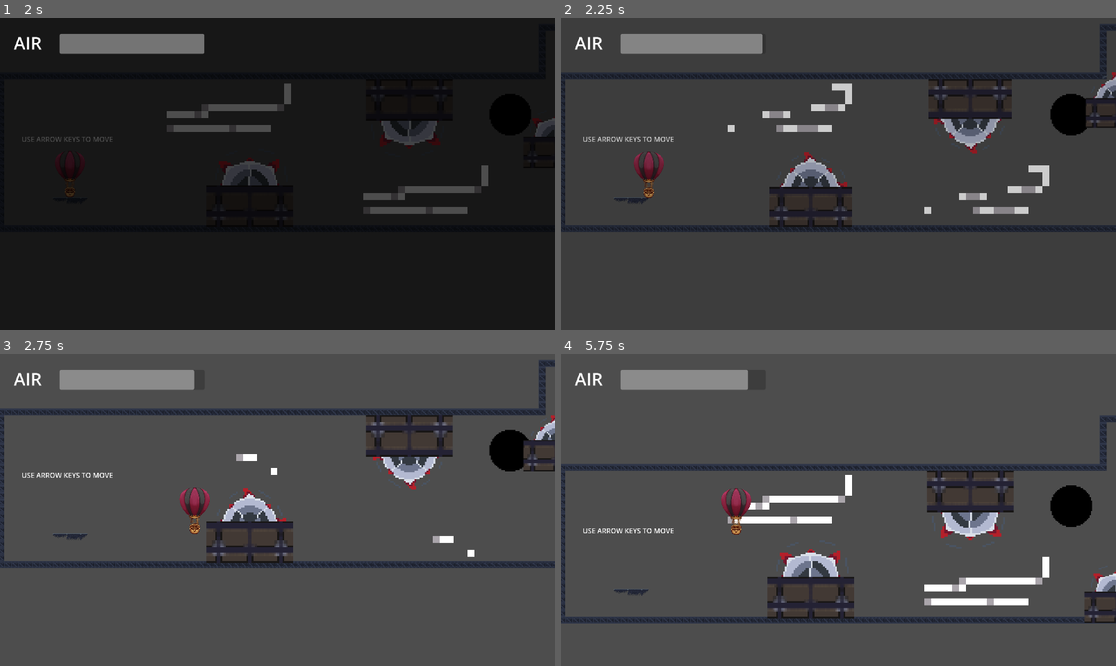
Above: before the commit, frames 1-4 (two rows, left to right).
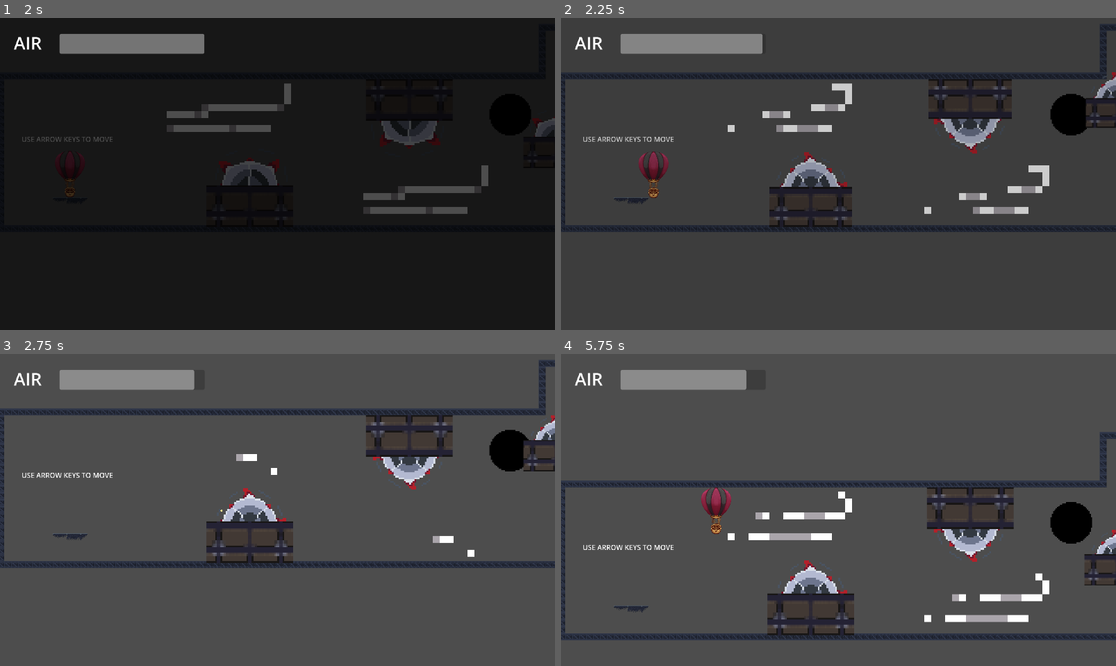
Above: after the commit, the same moments.

Repository: dylana62/balloon-game
Game: Godot game, scene res://scenes/main_menu.tscn
The game is run twice, just before and just after one commit, with the same random seed, the same clock (stepped at 60 frames per second) and the same inputs.
Inputs:
- Up to frame 1 (2 s): click "Play" at 0.5 s; click "File 1: NEW" at 1.25 s
- Up to frame 2 (2.25 s): hold Right (right) from 2.03 s (still down); hold Shift (dash) from 2.03 s (still down)
- Up to frame 3 (2.75 s): keep holding Right (right); keep holding Shift (dash)
- Up to frame 4 (5.75 s): release Right (right) at 2.78 s; release Shift (dash) at 2.78 s; hold Down (down) 2.78-3.53 s; tap Shift (dash) at 2.85, 4.35 s; hold Right (right) 3.53-4.28 s; hold Shift (dash) 3.53-4.28 s; hold Up (up) 4.28-5.03 s; hold Left (left) from 5.03 s (still down); hold Shift (dash) from 5.03 s (still down)

Frame 1 is identical in both runs. In frame 2, 0.5% of the frame differs, in the area x 13-20%, y 42-58%; in frame 3, 0.4%; in frame 4, 19%, in the area x 0-100%, y 5-92%.

Commit message:
Reworked player movement
Uses move_toward instead of lerp for hopefully less sluggish movement

Diff:
--- a/scenes/game1.tscn
+++ b/scenes/game1.tscn
@@ -613,7 +613,7 @@
 [node name="Wind Zone" parent="." instance=ExtResource("5_t8rk6")]
 position = Vector2(246, -39)
 wind_direction = "Right"
-wind_speed = 20.0
+wind_speed = 200.0
 
 [node name="CollisionShape2D" type="CollisionShape2D" parent="Wind Zone"]
 position = Vector2(-9.5, 1)
@@ -622,7 +622,7 @@
 [node name="Wind Zone2" parent="." instance=ExtResource("5_t8rk6")]
 position = Vector2(700, 150)
 wind_direction = "Left"
-wind_speed = 10.0
+wind_speed = 100.0
 
 [node name="CollisionShape2D" type="CollisionShape2D" parent="Wind Zone2"]
 position = Vector2(1, 0)
--- a/scripts/player.gd
+++ b/scripts/player.gd
@@ -4,10 +4,17 @@
 @onready var timer: Timer = $Timer
 @onready var sfx: AudioStreamPlayer2D = $AudioStreamPlayer2D
 
+@export_group("Standard Variables")
 @export var SPEED: float = 300.0
-@export var ACCEL: float = 2.0
+@export var ACCEL: float = 1200.0
+@export var DECEL: float = 600.0
+@export var BOUNCINESS: float = 1.0
 @export var AIR_LOSS: float = 2.0
-@export var BOUNCINESS: float = 1.0
+
+@export_group("Dash Variables")
+@export var DASH_SPEED: float = 600.0
+@export var DASH_ACCEL: float = 2400.0
+@export var DASH_AIR_LOSS: float = 10.0
 
 # Input vars
 var input: Vector2
@@ -30,7 +37,7 @@
 	air_meter.value = air
 
 	if is_dashing:
-		air -= delta * AIR_LOSS * 5
+		air -= delta * DASH_AIR_LOSS
 	else:
 		air -= delta * AIR_LOSS
 
@@ -47,20 +54,22 @@
 
 
 func _physics_process(delta: float) -> void:
-	# Get the input direction and handle the movement/deceleration.
-	# As good practice, you should replace UI actions with custom gameplay actions.
+	# Get the input direction
 	var player_input = get_input()
 
 	# Handle dash.
-	if Input.is_action_pressed("dash") and player_input != Vector2(0, 0):
+	if Input.is_action_pressed("dash") and player_input:
 		is_dashing = true
 	else:
 		is_dashing = false
 
+	# Set player velocity based on if dashing, moving, or not moving
 	if is_dashing:
-		velocity = lerp(velocity + wind_push, player_input * SPEED * 2, delta * ACCEL * 2)
+		velocity = velocity.move_toward(player_input * DASH_SPEED + wind_push, delta * DASH_ACCEL)
+	elif player_input:
+		velocity = velocity.move_toward(player_input * SPEED + wind_push, delta * ACCEL)
 	else:
-		velocity = lerp(velocity + wind_push, player_input * SPEED, delta * ACCEL)
+		velocity = velocity.move_toward(Vector2(0, 0) + wind_push, delta * DECEL)
 
 	# Handle movement
 	# If dashing, use move_and_collide() to handle bouncing off walls
@@ -68,7 +77,6 @@
 	if is_dashing:
 		var collision = move_and_collide(velocity * delta)
 		if collision:
-			print(collision.get_normal())
 			velocity = velocity.bounce(collision.get_normal()) * BOUNCINESS
 	else:
 		move_and_slide()
